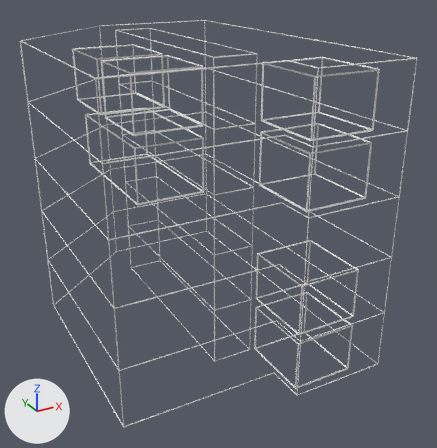
Two versions of the glTF model R3.glb, one commit apart.
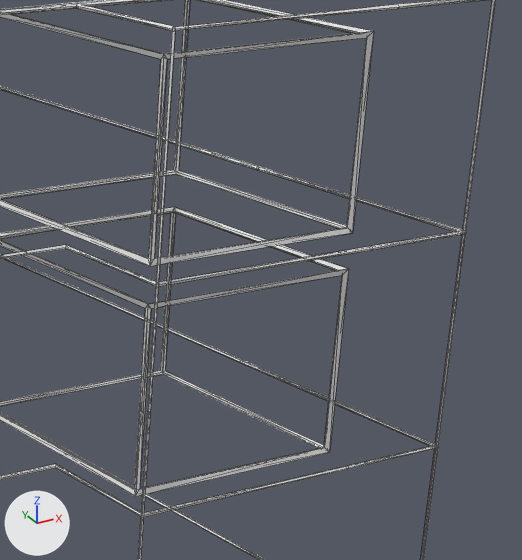
The first picture shows the older version from a camera (50 mm lens) standing at (-1.63, -2.66, 0.67) and looking at (-0.21, -0.09, -0.62). The close-ups show both versions on the part from 61% to 97% of the width and 13% to 52% of the height of that picture; other places that the commit changed are outside them. Lighting does not change. The marker at lower left points along +X, +Y and +Z. The close-ups show mesh edges as thin lines.

The first close-up shows 'heya', 'yuka'.
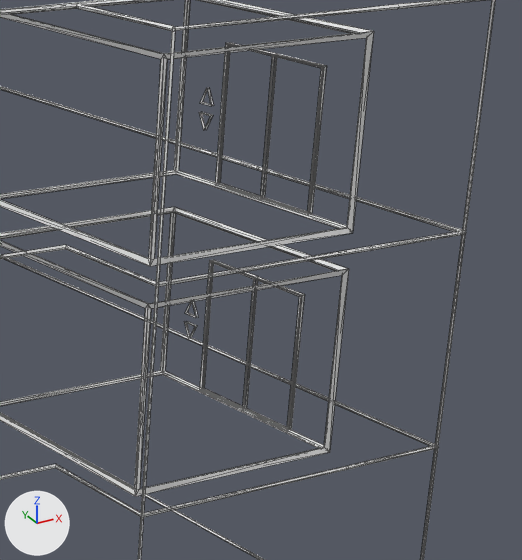
What the commit changed:
Mesh me_plane_010 is new.
It has 82 vertices, 184 faces and spans x 1.101..1.115, y -0.57..-0.341, z -0.055..0.139.
Object 'Plane.004' (ob_plane_004) is new; it shows me_plane_010.
Its location is (-1.0, -0.171, -0.225).
Object 'Plane.005' (ob_plane_005) is new; it shows a copy of me_plane_010.
Its location is (-1.0, -0.171, 0.076).

Where the change shows, as pixel boxes [x1, y1, x2, y2] in the close-ups (522 x 560 px):
'Plane.005', added: after [199, 43, 327, 214]
'Plane.004', added: after [185, 260, 305, 430]
